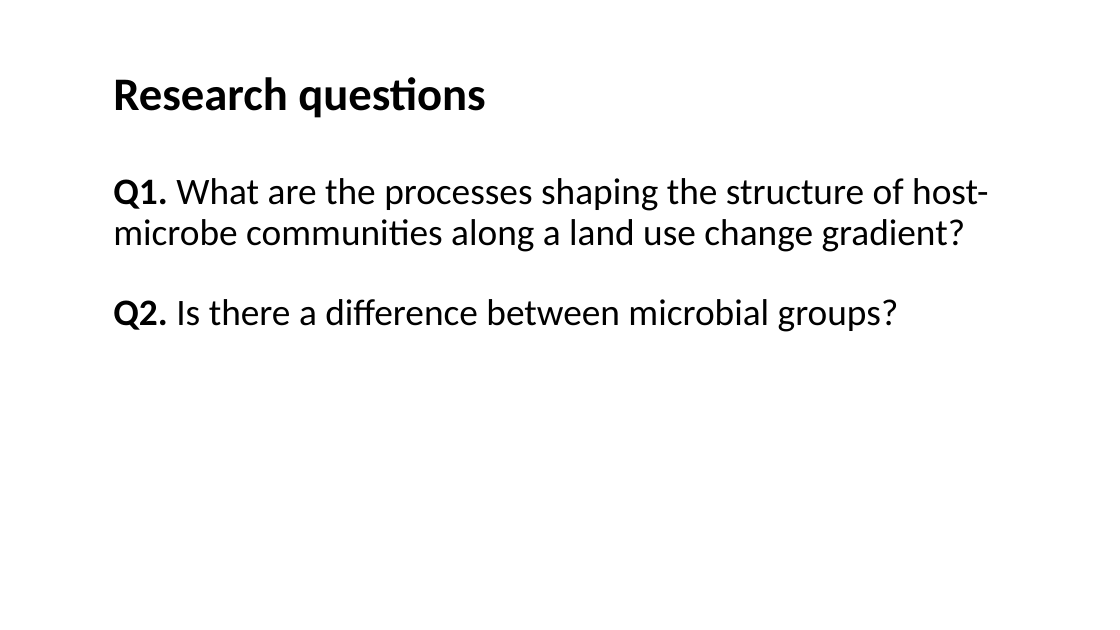
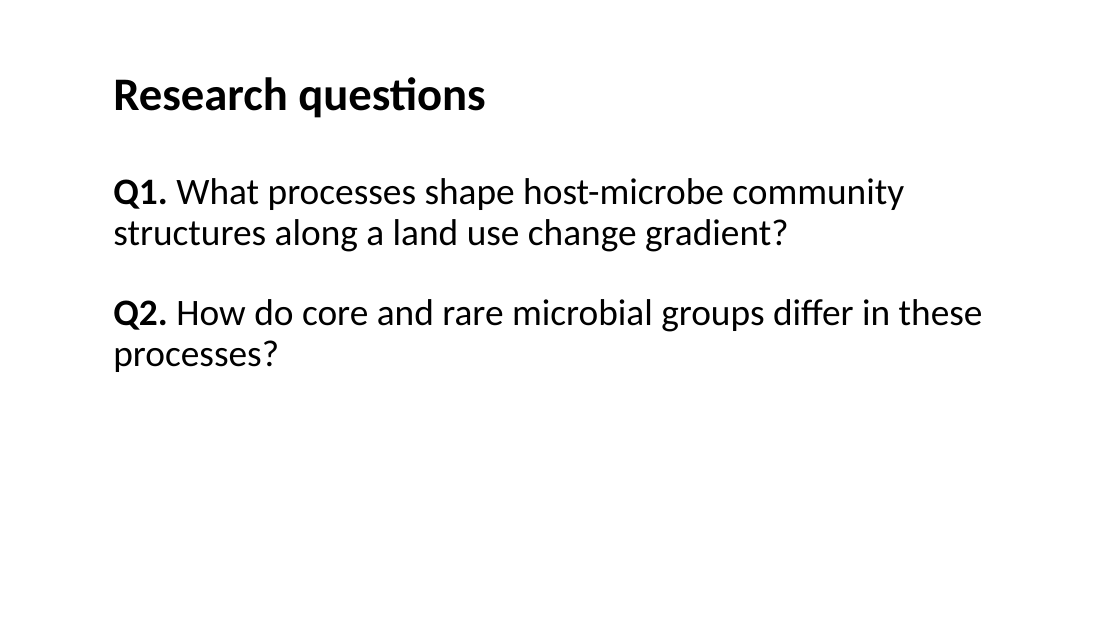
Before and after one commit to Ecological-Complexity-Lab/Microbiome_Structure_Madagascar, a slide deck: slide 10 of presentations/project story.pptx. Drawn at 1120x630 pixels with LibreOffice and Linux fonts; fonts in the diff are those of the drawing. Boxes give left, top, right and bottom in pixels: in the first picture for what was removed or moved away, otherwise in the second. Text is boxed around its words. In the diff, an @@ line names an element or a change of style, - is before the commit and + after.

Commit message:
presentations

```diff
--- a/presentations/project story.pptx
+++ b/presentations/project story.pptx
@@ text at (113, 178, 983, 372): text changed @@
-Q1. What are the processes shaping the structure of host-microbe communities along a land use change gradient?
-Q2. Is there a difference between microbial groups?
+Q1. What processes shape host-microbe community structures along a land use change gradient?
+Q2. How do core and rare microbial groups differ in these processes?
```
Also in this commit, not shown: 11 other slides changed, 1 slide added, 5 other files.
